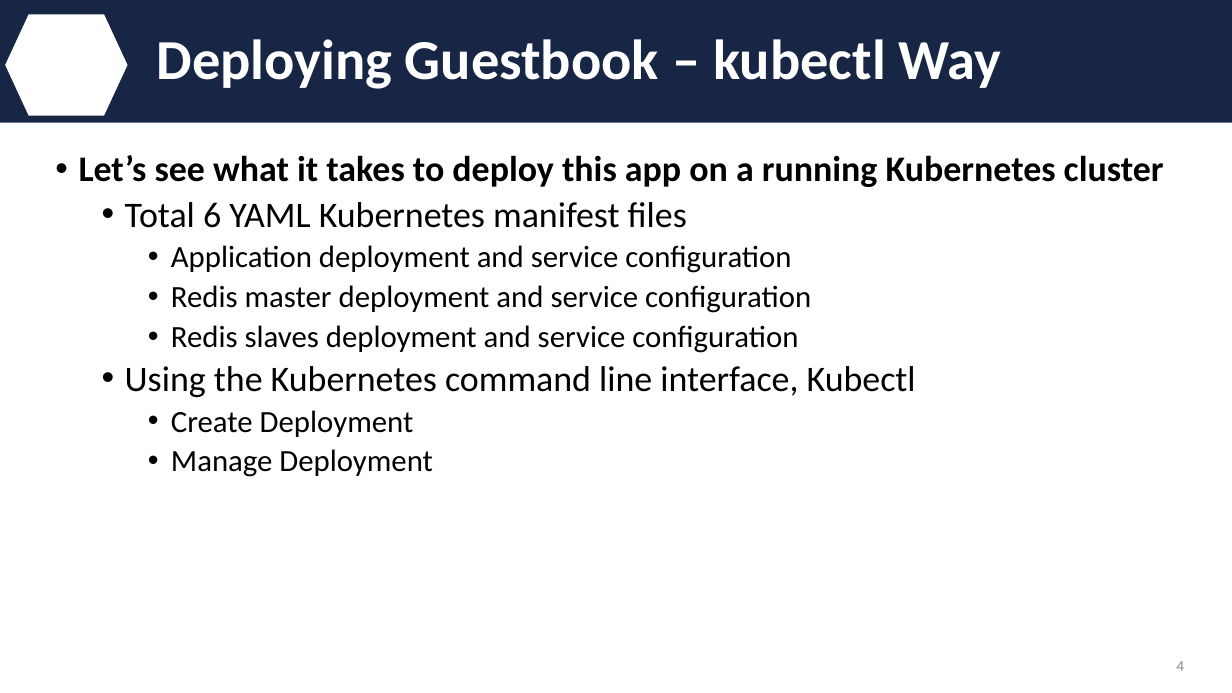
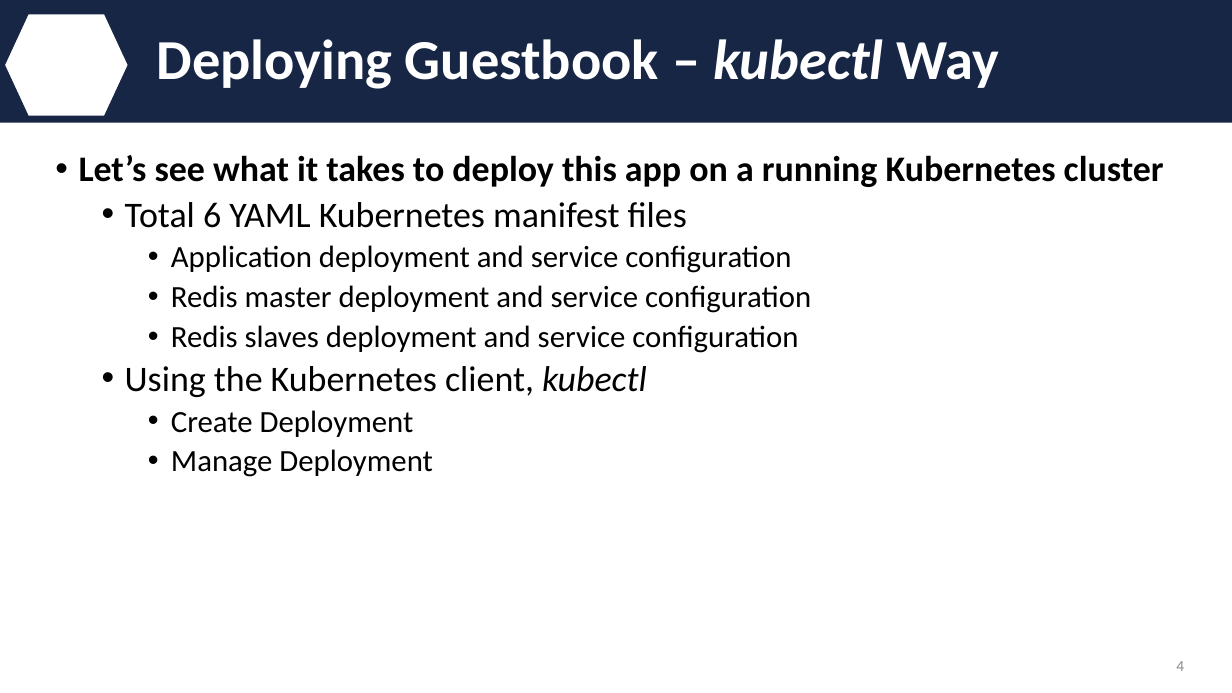
Before and after one commit to IBM/helm101, a slide deck: slide 4 of presentation/Helm.pptx. Drawn at 1232x693 pixels with LibreOffice and Linux fonts; fonts in the diff are those of the drawing; background and template pictures are left out. Boxes give left, top, right and bottom in pixels: in the first picture for what was removed or moved away, otherwise in the second. Text is boxed around its words. In the diff, an @@ line names an element or a change of style, - is before the commit and + after.

```diff
--- a/presentation/Helm.pptx
+++ b/presentation/Helm.pptx
@@ title "Deploying Guestbook – kubectl Way" at (156,39,1000,89): italic on in "kubectl" @@
@@ text at (125,366,647,397): text changed @@
-  • Using the Kubernetes command line interface, Kubectl
+  • Using the Kubernetes client, kubectl
```
Also in this commit, not shown: 7 other slides changed.
